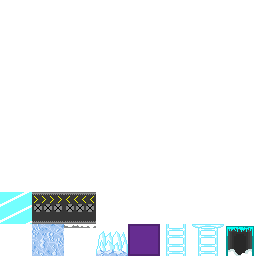
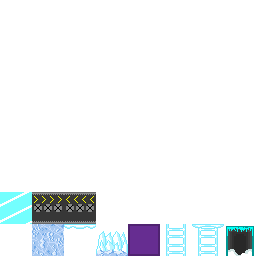
Two versions of the same layered image (256x256). Layer-by-layer changes:
painted on "tile_spikes_tundra" over [105, 238, 123, 251]
added layer "Layer 2" in group "Kevin's" over [64, 224, 96, 229]
hid "One-Way" over [64, 224, 96, 228]
